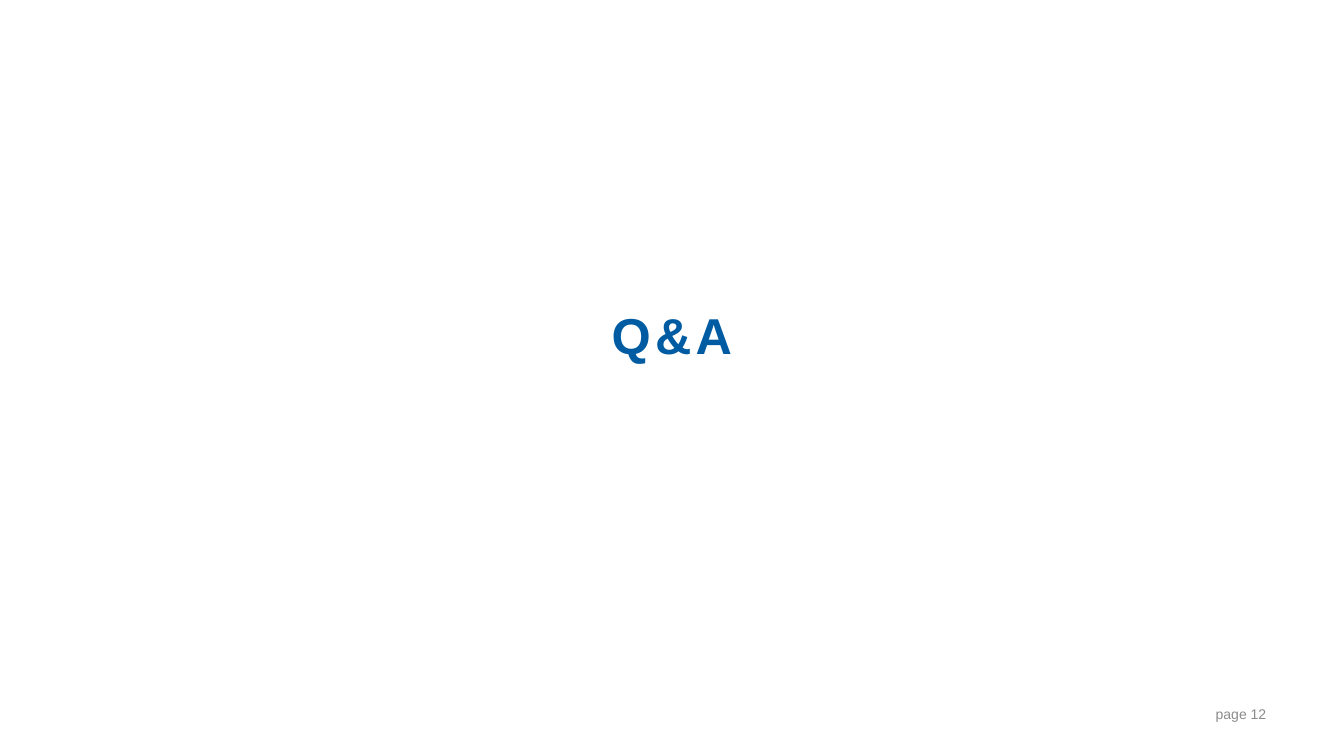
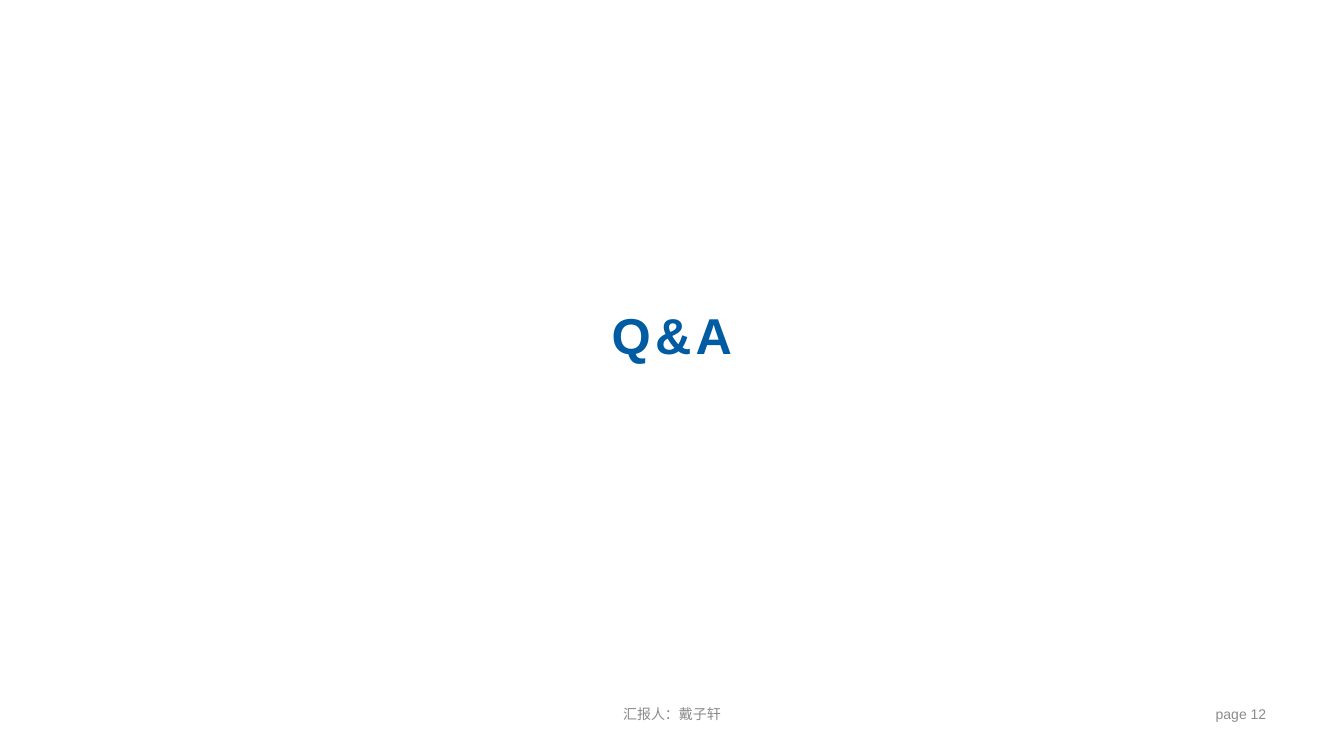
Before and after one commit to dzx0217/RevealJs, a slide deck: slide 12 of Template.pptx. Drawn at 1344x756 pixels with LibreOffice and Linux fonts; fonts in the diff are those of the drawing. Boxes give left, top, right and bottom in pixels: in the first picture for what was removed or moved away, otherwise in the second. Text is boxed around its words. In the diff, an @@ line names an element or a change of style, - is before the commit and + after.

```diff
--- a/Template.pptx
+++ b/Template.pptx
@@ text added at box(623, 707, 721, 720), 10 pt, text #8C8C8C @@
+汇报人：戴子轩
```
Also in this commit, not shown: 1 other slide changed.
